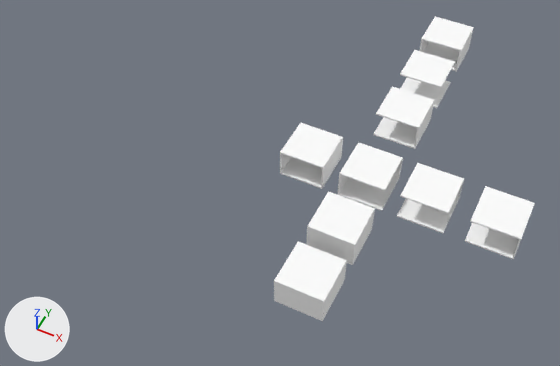
The glTF model assets/models/fases/blocos_para_grig/teste.glb, before and after one commit.
Camera for both pictures: a camera (50 mm lens) standing at (14.1, -46.6, 54.0) and looking at (-8.2, -2.1, -1.6). Every picture has the same lights, and +X, +Y and +Z are marked at lower left. The first picture is the older version.

Names of what the first picture shows: '1', '2', '3', '4', '5', '6', '7', '8', '9'.
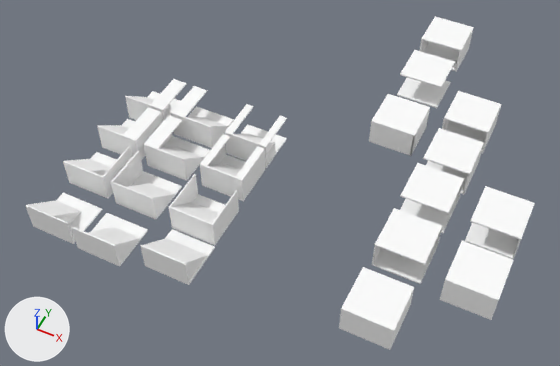
Changed parts and their boxes (x1, y1, x2, y2) in the pictures (560 x 366 px):
'4', moved: before (274, 241, 347, 321); after (339, 267, 414, 350)
'6', moved: before (306, 191, 375, 265); after (440, 241, 513, 320)
'5', moved: before (338, 142, 403, 211); after (372, 208, 443, 284)
'3', moved: before (280, 123, 343, 189); after (442, 91, 502, 154)
'2', moved: before (373, 86, 434, 149); after (423, 128, 484, 195)
'escada_sem_aba_com_parede', added: after (169, 174, 239, 245)
'cabana_escada', added: after (369, 94, 430, 156)
'escada_com_aba_com_parede', added: after (200, 134, 265, 201)
'escada_esquerda_sem_aba_com_parede', added: after (111, 150, 182, 220)
'escada_sem_aba_sem_parede', added: after (140, 229, 215, 285)
'escada_esquerda_com_aba_com_parede', added: after (144, 115, 210, 181)
'escada_esquerda_sem_aba_sem_parede', added: after (71, 213, 148, 266)
'escada_direita_sem_aba_sem_parede', added: after (26, 193, 103, 244)
'escada_esquerda_com_aba_sem_parede', added: after (171, 86, 234, 148)
'escada_direita_sem_aba_com_parede', added: after (63, 146, 133, 198)
'escada_com_aba_sem_parede', added: after (225, 104, 287, 168)
'escada_direita_com_aba_com_parede', added: after (97, 107, 163, 160)
'escada_direita_com_aba_sem_parede', added: after (125, 79, 187, 121)

Diff of the bpy script that builds the scene:
```diff
--- a/assets/models/fases/blocos_para_grig/teste.glb.py
+++ b/assets/models/fases/blocos_para_grig/teste.glb.py
@@ ob_2 @@
 ob_2 = bpy.data.objects.new('2', me_mesh_1)
-ob_2.location = (0.0, 8.75, 0.0)
+ob_2.location = (6.06, 5.19, 0.0)
@@ ob_3 @@
 ob_3 = bpy.data.objects.new('3', me_mesh_2)
-ob_3.location = (-5.94, 0.0, 0.0)
+ob_3.location = (6.06, 11.06, 0.0)
@@ ob_4 @@
 ob_4 = bpy.data.objects.new('4', me_mesh_3)
-ob_4.location = (0.0, -12.88, 0.0)
+ob_4.location = (5.81, -12.88, 0.0)
@@ ob_5 @@
 ob_5 = bpy.data.objects.new('5', me_mesh_4)
-ob_5.location = (0.0, 0.0, 0.0)
+ob_5.location = (5.81, -6.0, 0.0)
@@ ob_6 @@
 ob_6 = bpy.data.objects.new('6', me_mesh_5)
-ob_6.location = (0.0, -6.75, 0.0)
+ob_6.location = (12.12, -6.75, 0.0)
@@ ob_cabana_escada @@
+ob_cabana_escada = bpy.data.objects.new('cabana_escada', me_mesh_21)  # 28 vertices, 56 faces; spans x -2.19..2.19, y -2.19..2.19, z 0.0..2.75; in mat_material_0 (white #ffffff)
+ob_cabana_escada.location = (0.0, 7.56, 0.0)
@@ ob_escada_com_aba_com_parede @@
+ob_escada_com_aba_com_parede = bpy.data.objects.new('escada_com_aba_com_parede', me_mesh_20)  # 48 vertices, 96 faces; spans x -2.19..2.19, y -2.19..2.19, z -0.12..2.75; in mat_material_1 (white #ffffff)
+ob_escada_com_aba_com_parede.location = (-11.75, -4.62, 0.0)
@@ ob_escada_esquerda_com_aba_com_parede @@
+ob_escada_esquerda_com_aba_com_parede = bpy.data.objects.new('escada_esquerda_com_aba_com_parede', me_mesh_19)  # 30 vertices, 60 faces; spans x -2.19..2.19, y -2.19..2.19, z -0.12..2.75; in mat_material_1 (white #ffffff)
+ob_escada_esquerda_com_aba_com_parede.location = (-17.69, -4.75, 0.0)
@@ ob_escada_sem_aba_sem_parede @@
+ob_escada_sem_aba_sem_parede = bpy.data.objects.new('escada_sem_aba_sem_parede', me_mesh_18)  # 33 vertices, 54 faces; spans x -2.19..2.19, y -2.19..2.19, z -0.12..2.75; in mat_material_1 (white #ffffff)
+ob_escada_sem_aba_sem_parede.location = (-11.44, -14.75, 0.0)
@@ ob_escada_sem_aba_com_parede @@
+ob_escada_sem_aba_com_parede = bpy.data.objects.new('escada_sem_aba_com_parede', me_mesh_17)  # 45 vertices, 94 faces; spans x -2.19..2.19, y -2.19..2.19, z -0.12..2.75; in mat_material_1 (white #ffffff)
+ob_escada_sem_aba_com_parede.location = (-11.56, -10.19, 0.0)
@@ ob_escada_direita_sem_aba_com_parede @@
+ob_escada_direita_sem_aba_com_parede = bpy.data.objects.new('escada_direita_sem_aba_com_parede', me_mesh_16)  # 28 vertices, 54 faces; spans x -2.19..2.19, y -2.19..2.19, z -0.12..2.75; in mat_material_1 (white #ffffff)
+ob_escada_direita_sem_aba_com_parede.location = (-23.0, -9.88, 0.0)
@@ ob_escada_esquerda_sem_aba_sem_parede @@
+ob_escada_esquerda_sem_aba_sem_parede = bpy.data.objects.new('escada_esquerda_sem_aba_sem_parede', me_mesh_15)  # 18 vertices, 32 faces; spans x -2.19..2.19, y -2.19..2.19, z -0.12..2.75; in mat_material_1 (white #ffffff)
+ob_escada_esquerda_sem_aba_sem_parede.location = (-17.69, -15.75, 0.0)
@@ ob_escada_esquerda_sem_aba_com_parede @@
+ob_escada_esquerda_sem_aba_com_parede = bpy.data.objects.new('escada_esquerda_sem_aba_com_parede', me_mesh_14)  # 25 vertices, 48 faces; spans x -2.19..2.19, y -2.19..2.19, z -0.12..2.75; in mat_material_1 (white #ffffff)
+ob_escada_esquerda_sem_aba_com_parede.location = (-17.69, -10.0, 0.0)
@@ ob_escada_direita_com_aba_sem_parede @@
+ob_escada_direita_com_aba_sem_parede = bpy.data.objects.new('escada_direita_com_aba_sem_parede', me_mesh_13)  # 29 vertices, 52 faces; spans x -2.19..2.19, y -2.19..2.19, z -0.12..2.75; in mat_material_1 (white #ffffff)
+ob_escada_direita_com_aba_sem_parede.location = (-22.94, 0.0, 0.0)
@@ ob_escada_direita_com_aba_com_parede @@
+ob_escada_direita_com_aba_com_parede = bpy.data.objects.new('escada_direita_com_aba_com_parede', me_mesh_12)  # 30 vertices, 60 faces; spans x -2.19..2.19, y -2.19..2.19, z -0.12..2.75; in mat_material_1 (white #ffffff)
+ob_escada_direita_com_aba_com_parede.location = (-22.94, -4.69, 0.0)
@@ ob_escada_direita_sem_aba_sem_parede @@
+ob_escada_direita_sem_aba_sem_parede = bpy.data.objects.new('escada_direita_sem_aba_sem_parede', me_mesh_11)  # 18 vertices, 32 faces; spans x -2.19..2.19, y -2.19..2.19, z -0.12..2.75; in mat_material_1 (white #ffffff)
+ob_escada_direita_sem_aba_sem_parede.location = (-22.69, -15.56, 0.0)
@@ ob_escada_esquerda_com_aba_sem_parede @@
+ob_escada_esquerda_com_aba_sem_parede = bpy.data.objects.new('escada_esquerda_com_aba_sem_parede', me_mesh_10)  # 24 vertices, 44 faces; spans x -2.19..2.19, y -2.19..2.19, z -0.12..2.75; in mat_material_1 (white #ffffff)
+ob_escada_esquerda_com_aba_sem_parede.location = (-17.69, 0.0, 0.0)
@@ ob_escada_com_aba_sem_parede @@
+ob_escada_com_aba_sem_parede = bpy.data.objects.new('escada_com_aba_sem_parede', me_mesh_9)  # 32 vertices, 56 faces; spans x -2.19..2.19, y -2.19..2.19, z -0.12..2.75; in mat_material_1 (white #ffffff)
+ob_escada_com_aba_sem_parede.location = (-11.75, 0.0, 0.0)
```
